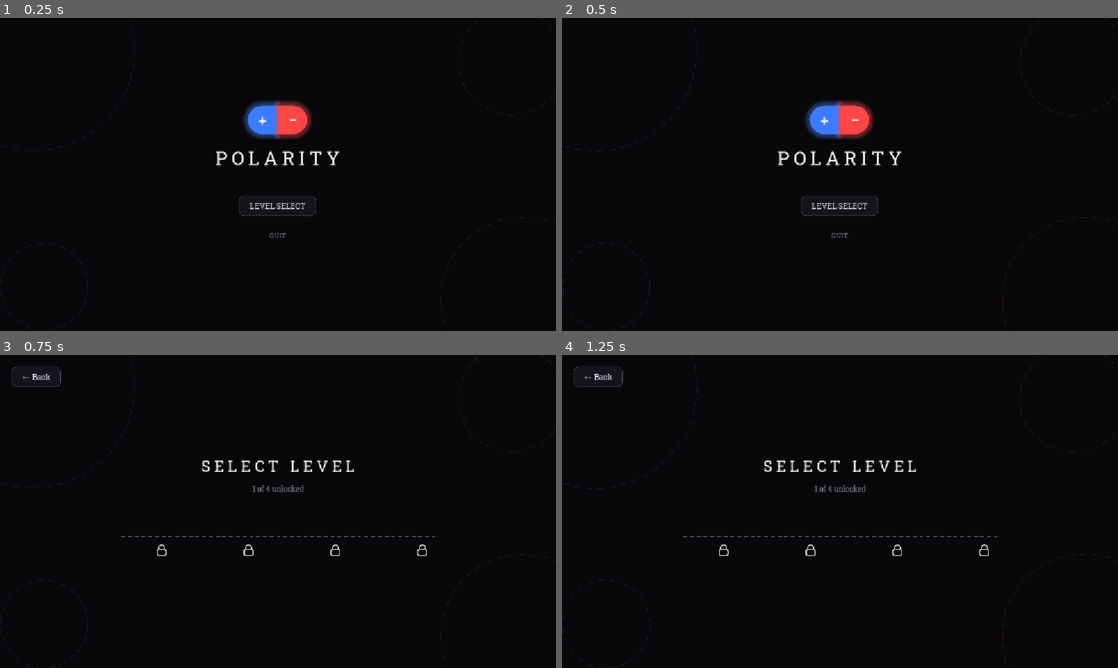
Above: before the commit, frames 1-4 (two rows, left to right).
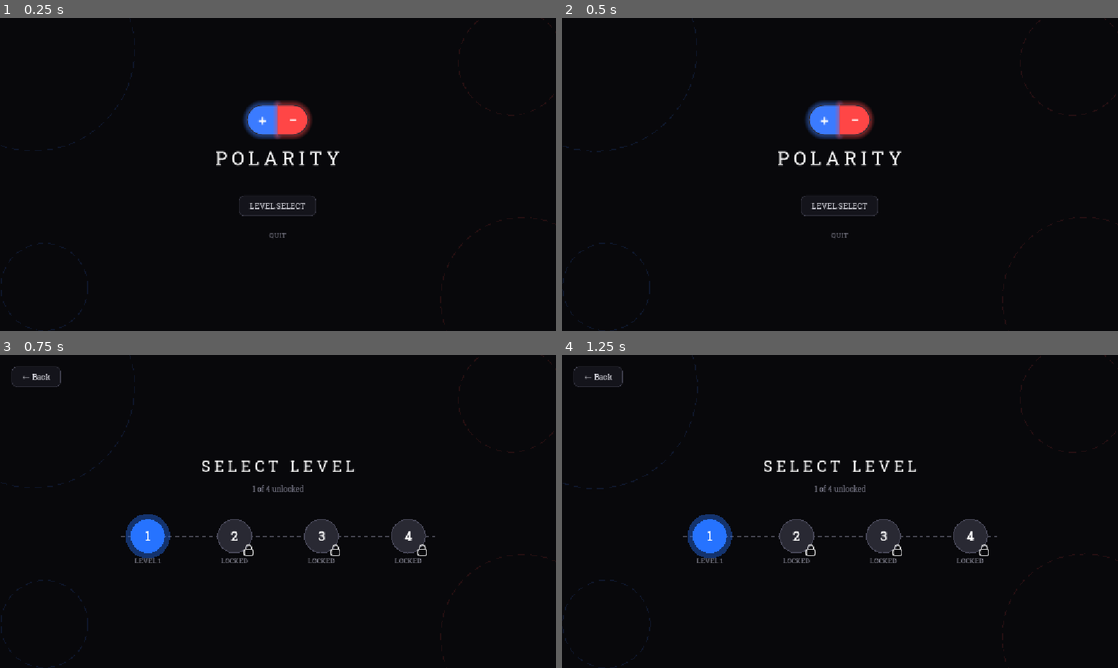
Above: after the commit, the same moments.

Repository: e-neuf/summer-summit-game-jam
Game: Godot game, scene res://main_menu.tscn
Same seed, same stepped clock (60 frames per second), same inputs: the game is played once before the commit and once after it. The engine's default icon, where the game draws it, is replaced by a stand-in: a white triangle on a blue panel in a dark square. Sound files missing from this copy of the repository are replaced by a short silence.
Inputs:
- Up to frame 1 (0.25 s): no input
- Up to frame 2 (0.5 s): no input
- Up to frame 3 (0.75 s): click "LEVEL SELECT" at 0.5 s
- Up to frame 4 (1.25 s): no input

Frames 1-2 are identical in both runs. In frame 3, 2.7% of the frame differs, in the area x 22-77%, y 50-67%; in frame 4, 2.7%.
Error before the commit: Parse Error: Identifier "RADIUS" not declared in the current scope. (res://scripts/level_node.gd:43)

Commit message:
Implemented checkpoint and zone 2

Diff:
--- a/levels/Level1.tscn
+++ b/levels/Level1.tscn
@@ -7,6 +7,9 @@
 [ext_resource type="PackedScene" uid="uid://i81sch75bfiy" path="res://objects/dead_zone.tscn" id="5_vi6ws"]
 [ext_resource type="PackedScene" uid="uid://c8spn5k1yfdgr" path="res://objects/tutorial_callout.tscn" id="6_tut01"]
 [ext_resource type="PackedScene" uid="uid://c1ubw0d2vus0a" path="res://objects/pass_through_blue_tri.tscn" id="6_cr8f5"]
+[ext_resource type="PackedScene" uid="uid://bx2xkao2ca37d" path="res://objects/pass_through_red_tri.tscn" id="7_redtri"]
+[ext_resource type="PackedScene" path="res://objects/wall.tscn" id="8_wall"]
+[ext_resource type="PackedScene" path="res://objects/checkpoint.tscn" id="10_checkpoint"]
 
 [sub_resource type="StyleBoxFlat" id="StyleBoxFlat_cr8f5"]
 content_margin_left = 14.0
@@ -212,7 +215,6 @@
 
 [node name="Magnetic Pole5" parent="." index="24" unique_id=1430330901 instance=ExtResource("2_2j4y6")]
 position = Vector2(2838, 326)
-kind = 3
 
 [node name="Main Character" parent="." index="25" unique_id=273780980 instance=ExtResource("3_ohbkr")]
 position = Vector2(159, 524)
@@ -221,5 +223,74 @@
 position = Vector2(1760, 665)
 scale = Vector2(10, 1)
 
-[node name="PassThrough_Blue_Tri" parent="." index="27" unique_id=873726567 instance=ExtResource("6_cr8f5")]
-position = Vector2(247, 502)
+[node name="Checkpoint1" parent="." index="28" instance=ExtResource("10_checkpoint")]
+position = Vector2(3371, 300)
+
+[node name="TriangleCallout" parent="." index="29" instance=ExtResource("6_tut01")]
+position = Vector2(3230, 380)
+text = "Match the triangle's color
+to walk straight through, or die."
+icon = "▲"
+
+[node name="Floor12" parent="." index="30" instance=ExtResource("3_cr8f5")]
+position = Vector2(3371, 555)
+scale = Vector2(2.75, 2.75)
+
+[node name="Floor13" parent="." index="31" instance=ExtResource("3_cr8f5")]
+position = Vector2(3611, 555)
+scale = Vector2(2.75, 2.75)
+
+[node name="Floor14" parent="." index="32" instance=ExtResource("3_cr8f5")]
+position = Vector2(3851, 555)
+scale = Vector2(2.75, 2.75)
+
+[node name="Floor15" parent="." index="33" instance=ExtResource("3_cr8f5")]
+position = Vector2(4091, 555)
+scale = Vector2(2.75, 2.75)
+
+[node name="Floor16" parent="." index="34" instance=ExtResource("3_cr8f5")]
+position = Vector2(4331, 555)
+scale = Vector2(2.75, 2.75)
+
+[node name="Floor17" parent="." index="35" instance=ExtResource("3_cr8f5")]
+position = Vector2(4571, 555)
+scale = Vector2(2.75, 2.75)
+
+[node name="Floor18" parent="." index="36" instance=ExtResource("3_cr8f5")]
+position = Vector2(4811, 555)
+scale = Vector2(2.75, 2.75)
+
+[node name="Floor19" parent="." index="37" instance=ExtResource("3_cr8f5")]
+position = Vector2(5051, 555)
+scale = Vector2(2.75, 2.75)
+
+[node name="Magnetic Pole6" parent="." index="38" instance=ExtResource("2_2j4y6")]
+position = Vector2(3550, 380)
+polarity = -1
+
+[node name="PassThrough_Red_Tri" parent="." index="39" instance=ExtResource("7_redtri")]
+position = Vector2(3750, 506)
+
+[node name="Magnetic Pole7" parent="." index="40" instance=ExtResource("2_2j4y6")]
+position = Vector2(3980, 250)
+polarity = -1
+
+[node name="Magnetic Pole8" parent="." index="41" instance=ExtResource("2_2j4y6")]
+position = Vector2(4260, 250)
+
+[node name="WallCallout" parent="." index="42" instance=ExtResource("6_tut01")]
+position = Vector2(4300, 150)
+text = "Get pulled up, then flip
+to launch over the wall."
+icon = "↗"
+accent = 1
+
+[node name="Wall" parent="." index="43" instance=ExtResource("8_wall")]
+position = Vector2(4380, 374)
+
+[node name="PassThrough_Blue_Tri2" parent="." index="44" instance=ExtResource("6_cr8f5")]
+position = Vector2(4550, 506)
+
+[node name="Magnetic Pole9" parent="." index="45" instance=ExtResource("2_2j4y6")]
+position = Vector2(4900, 380)
+kind = 3
--- /dev/null
+++ b/objects/checkpoint.tscn
@@ -0,0 +1,14 @@
+[gd_scene load_steps=2 format=3]
+
+[ext_resource type="Script" path="res://scripts/checkpoint.gd" id="1"]
+
+[sub_resource type="RectangleShape2D" id="RectangleShape2D_cp01"]
+size = Vector2(20, 600)
+
+[node name="Checkpoint" type="Area2D"]
+script = ExtResource("1")
+
+[node name="CollisionShape2D" type="CollisionShape2D" parent="."]
+shape = SubResource("RectangleShape2D_cp01")
+
+[connection signal="body_entered" from="." to="." method="_on_body_entered"]
--- /dev/null
+++ b/objects/wall.tscn
@@ -0,0 +1,12 @@
+[gd_scene load_steps=2 format=3]
+
+[ext_resource type="Script" path="res://scripts/wall.gd" id="1"]
+
+[sub_resource type="RectangleShape2D" id="RectangleShape2D_wall01"]
+size = Vector2(40, 320)
+
+[node name="Wall" type="StaticBody2D"]
+script = ExtResource("1")
+
+[node name="CollisionShape2D" type="CollisionShape2D" parent="."]
+shape = SubResource("RectangleShape2D_wall01")
--- /dev/null
+++ b/scripts/checkpoint.gd
@@ -0,0 +1,23 @@
+extends Area2D
+
+const BEACON_COLOR := Color(0.35, 0.95, 0.65) # teal/green - deliberately not blue/red so it never reads as tied to polarity
+const GLOW_ALPHA := 0.45 # matches hero_logo.gd/magnetic_pole.gd's glow alpha
+const GLOW_WIDTH := 10.0
+const LINE_WIDTH := 3.0
+const HEIGHT := 600.0 # tall enough to trigger regardless of how high the player is when passing through
+
+
+func _ready() -> void:
+	queue_redraw()
+
+
+func _draw() -> void:
+	var top := Vector2(0, -HEIGHT / 2.0)
+	var bottom := Vector2(0, HEIGHT / 2.0)
+	draw_line(top, bottom, Color(BEACON_COLOR.r, BEACON_COLOR.g, BEACON_COLOR.b, GLOW_ALPHA), GLOW_WIDTH)
+	draw_line(top, bottom, BEACON_COLOR, LINE_WIDTH)
+
+
+func _on_body_entered(body: Node2D) -> void:
+	if body.has_method("set_checkpoint"):
+		body.set_checkpoint(global_position, body.polarity)
--- a/scripts/level_node.gd
+++ b/scripts/level_node.gd
@@ -6,7 +6,8 @@
 const LOCKED_BORDER := Color(0.28, 0.28, 0.34)
 
 const NODE_SIZE := Vector2(110.0, 100.0)
-const CENTER := Vector2(55.0, 35.0)
+const CENTER := Vector2(55.0, 35.0) # keep in sync with dashed_connector.gd's LINE_Y
+const RADIUS := 35.0
 const GLOW_RADIUS := 46.0
 
 @export var level_number: int = 1
--- a/scripts/magnetic_pole.gd
+++ b/scripts/magnetic_pole.gd
@@ -38,7 +38,14 @@
 	add_to_group("magnets")
 	$Label.text = "+" if polarity > 0 else "−"
 	self.input_event.connect(_on_self_clicked)
-	Global.Player_Registered.connect(on_player_registered)
+	# Global.Player_Registered fires once, from the player's own _ready() - if this magnet's
+	# _ready() runs after that (e.g. it's declared later in the scene file than the player
+	# node, as every Zone 2 magnet is), connecting alone would miss it forever. Same guard
+	# level.gd/polarity_hud.gd/horizontal_camera.gd already use for the same signal.
+	if Global.Main_character:
+		on_player_registered()
+	else:
+		Global.Player_Registered.connect(on_player_registered)
 
 
 func _process(_delta: float) -> void:
@@ -124,7 +131,14 @@
 	var result := space_state.intersect_ray(query)
 	_ground_offset_y = (result.position.y - global_position.y) if result else null
 
+# Deferred because this can be triggered mid-physics-query-flush (e.g. dead_zone.gd's
+# body_entered -> restart_level() -> reset_self() -> polarity_flip, all within one physics
+# step) - Godot disallows changing an Area2D's collision shape synchronously in that window.
 func _update_field_shape() -> void:
+	_apply_field_shape.call_deferred()
+
+
+func _apply_field_shape() -> void:
 	if _ground_offset_y == null:
 		var shape := CircleShape2D.new()
 		shape.radius = current_field_radius
--- a/scripts/main_character.gd
+++ b/scripts/main_character.gd
@@ -24,6 +24,8 @@
 
 @onready var start_pos = global_position
 @onready var start_polarity = polarity
+var checkpoint_pos: Vector2
+var checkpoint_polarity: int
 
 signal polarity_flip(pol: int)
 
@@ -36,12 +38,19 @@
 	Global.MC_magnets_in_range.erase(m)
 
 
-# Reset to starting position, polarity, and velocity
+# Called by Checkpoint areas when the player passes them - death/restart from here on
+# respawns here instead of at the level's true start.
+func set_checkpoint(pos: Vector2, pol: int) -> void:
+	checkpoint_pos = pos
+	checkpoint_polarity = pol
+
+
+# Reset to the last checkpoint (or the level's start, if none reached yet), polarity, and velocity
 func reset_self() -> void:
 	velocity = Vector2.ZERO
-	global_position = start_pos
-	if polarity != start_polarity:
-		polarity = start_polarity
+	global_position = checkpoint_pos
+	if polarity != checkpoint_polarity:
+		polarity = checkpoint_polarity
 		_update_visual()
 		polarity_flip.emit(polarity)
 
@@ -51,6 +60,8 @@
 
 
 func _ready() -> void:
+	checkpoint_pos = start_pos
+	checkpoint_polarity = start_polarity
 	Global.Main_character = self
 	Global.Player_Registered.emit()
 	_update_visual()
--- /dev/null
+++ b/scripts/wall.gd
@@ -0,0 +1,32 @@
+extends StaticBody2D
+
+# Same dark-metallic gradient technique as floor.gd, oriented horizontally instead of
+# vertically, so walls and ground read as the same material.
+const FILL_LEFT := Color(0.1020, 0.1098, 0.1333) # #1a1c22
+const FILL_RIGHT := Color(0.0471, 0.0510, 0.0627) # #0c0d10
+const EDGE_HIGHLIGHT := Color(0.55, 0.58, 0.65, 0.9) # matches floor.gd's metallic sheen
+const EDGE_WIDTH := 2.0
+const GRADIENT_STEPS := 8
+
+# Matches CollisionShape2D's shape size exactly, so the drawn wall always lines up with
+# where the player actually collides.
+const SIZE := Vector2(40.0, 320.0)
+
+
+func _ready() -> void:
+	queue_redraw()
+
+
+func _draw() -> void:
+	var top_left := -SIZE / 2.0
+
+	for i in range(GRADIENT_STEPS):
+		var t0 := float(i) / GRADIENT_STEPS
+		var t1 := float(i + 1) / GRADIENT_STEPS
+		var x0 := top_left.x + SIZE.x * t0
+		var x1 := top_left.x + SIZE.x * t1
+		var color := FILL_LEFT.lerp(FILL_RIGHT, (t0 + t1) / 2.0)
+		draw_rect(Rect2(Vector2(x0, top_left.y), Vector2(x1 - x0 + 0.5, SIZE.y)), color)
+
+	draw_rect(Rect2(top_left, Vector2(EDGE_WIDTH, SIZE.y)), EDGE_HIGHLIGHT)
+	draw_rect(Rect2(Vector2(top_left.x + SIZE.x - EDGE_WIDTH, top_left.y), Vector2(EDGE_WIDTH, SIZE.y)), EDGE_HIGHLIGHT)
Not shown, added: scripts/checkpoint.gd.uid
Not shown, added: scripts/wall.gd.uid
